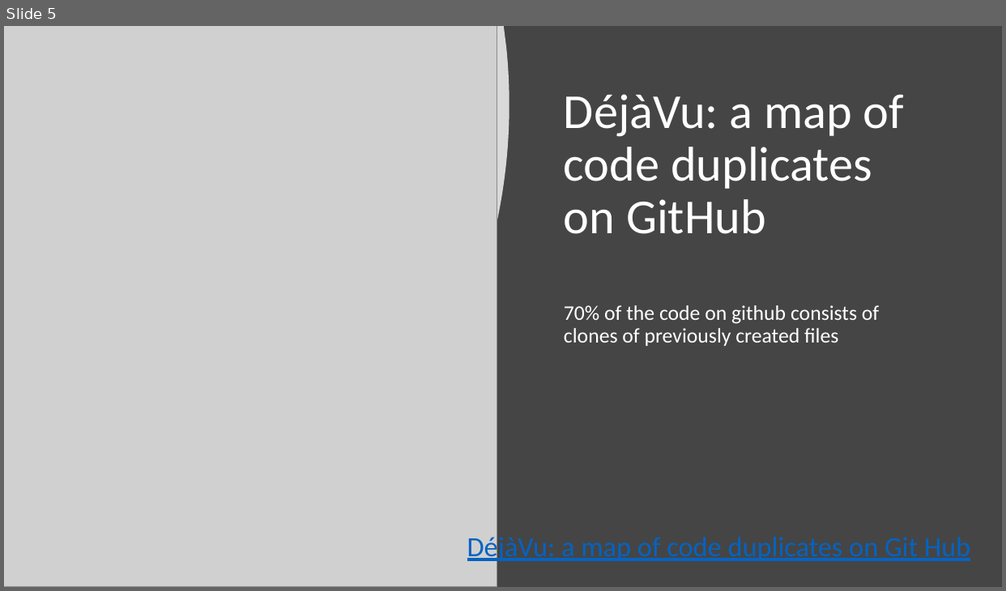
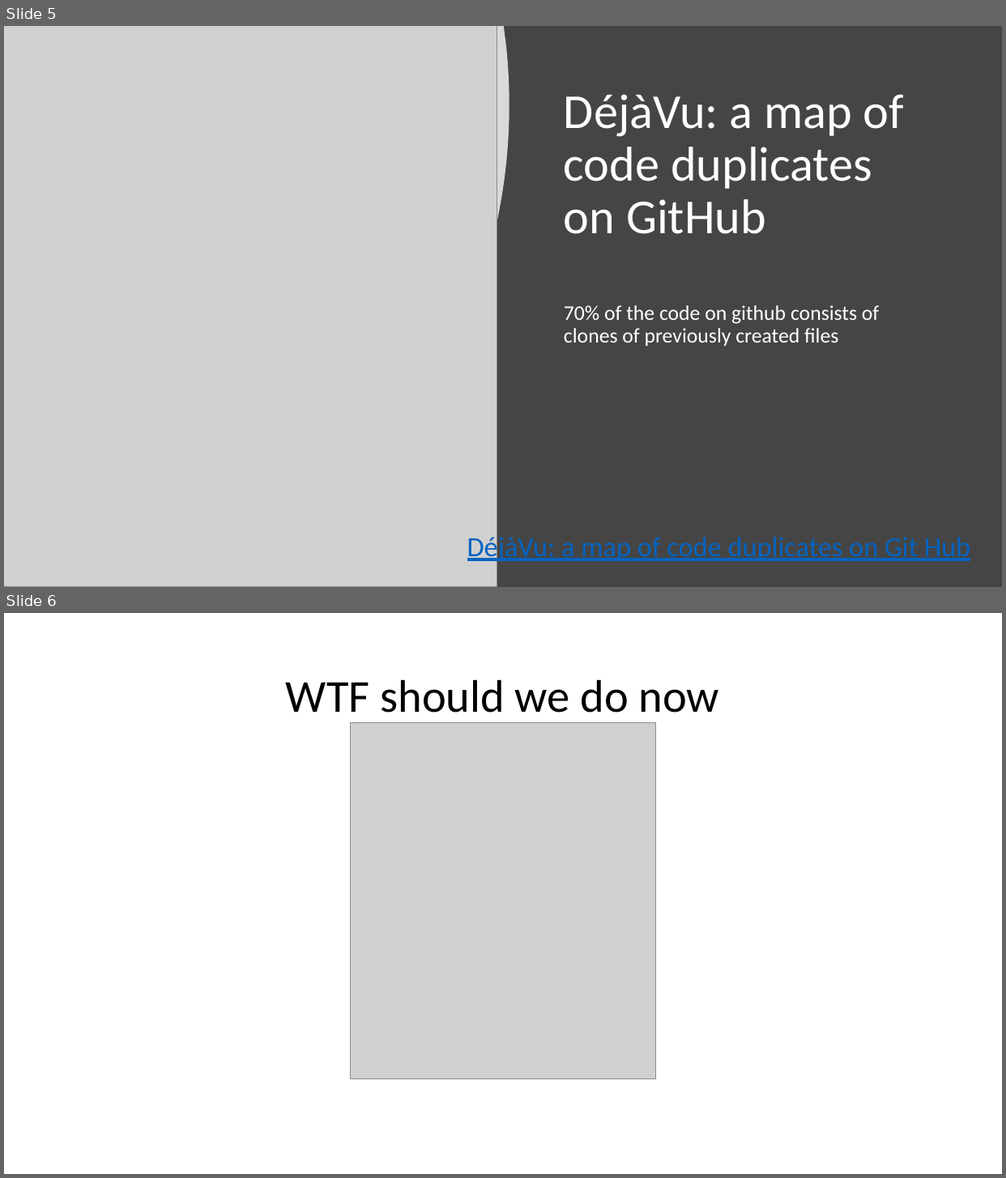
Before and after one commit to Xapuu/programingStuff, a slide deck: ngMeetup.pptx. Shown one above the other, each under a label of ours: slide 5 before the commit, slides 5 and 6 after it. The pictures are 1006x591 and 1006x1178 pixels, drawn with LibreOffice and Linux fonts; fonts in the diff are those of the drawing; grey boxes stand for pictures. Boxes give left, top, right and bottom in pixels: in the first picture for what was removed or moved away, otherwise in the second. Text is boxed around its words. In the diff, an @@ line names an element or a change of style, - is before the commit and + after.

```diff
--- a/ngMeetup.pptx
+++ b/ngMeetup.pptx
@@ slide 6 added at [4, 613, 1002, 1174], background #FFFFFF @@
@@ title added at [286, 679, 720, 713], 44 pt, text #000000 @@
+WTF should we do now
@@ picture added at [351, 723, 656, 1080] @@
```
Also in this commit, not shown: 1 slide changed, 3 other slides added, 1 other file.
